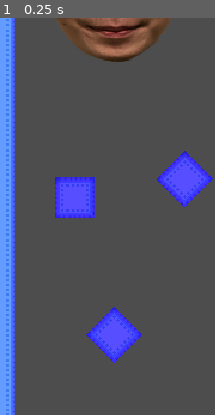
Above: before the commit, frame 1.
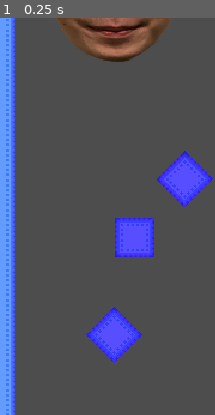
Above: after the commit, the same moment.

Repository: max1234-ui/Pinball
Game: Godot game, scene res://scenes/level.tscn
Same seed, same stepped clock (60 frames per second), same inputs: the game is played once before the commit and once after it.
Inputs:
- Up to frame 1 (0.25 s): no input
The pictures show only the part of the screen within x 0-50%, y 19-69%; the shares and areas given below are measured in that part.

The runs differ from the first frame. In frame 1, 3.7% of the frame differs, in the area x 25-72%, y 40-61%.

Commit message:
gwen

Diff:
--- a/new-game-project/scenes/gwendal.tscn
+++ b/new-game-project/scenes/gwendal.tscn
@@ -1,6 +1,7 @@
 [gd_scene format=3 uid="uid://cgh4c5vyljwds"]
 
 [ext_resource type="Texture2D" uid="uid://wewt3eqnh1tl" path="res://assets/gwendal miam (1).png" id="1_aagtf"]
+[ext_resource type="Script" uid="uid://biqunwo3ubpgx" path="res://scripts/gwendal.gd" id="1_x3uyc"]
 [ext_resource type="Texture2D" uid="uid://18lvhuv1jast" path="res://assets/gwendal miam (2).png" id="2_bv4ii"]
 [ext_resource type="AudioStream" uid="uid://d2nrei5lnwocn" path="res://assets/sounds/eating.ogg" id="3_bv4ii"]
 
@@ -22,10 +23,11 @@
 radius = 40.0
 
 [node name="gwendal" type="StaticBody2D" unique_id=1239102229]
+script = ExtResource("1_x3uyc")
 
 [node name="AnimatedSprite2D" type="AnimatedSprite2D" parent="." unique_id=513885573]
 sprite_frames = SubResource("SpriteFrames_xlqkt")
-frame_progress = 0.12043724
+frame_progress = 0.086090244
 
 [node name="CollisionShape2D" type="CollisionShape2D" parent="." unique_id=2121096818]
 position = Vector2(-13, 57)
--- a/new-game-project/scenes/level.tscn
+++ b/new-game-project/scenes/level.tscn
@@ -231,7 +231,7 @@
 [node name="TileMapLayer" type="TileMapLayer" parent="." unique_id=667882186]
 texture_filter = 1
 scale = Vector2(0.7, 0.7)
-tile_map_data = PackedByteArray("AAAKABMAAAAEAAEAAAD1/xMAAAA …(2384 unchanged characters)… AAAAAAAD4/w0AAQAAAAIAAAD5/wwAAQACAAAAAAD4//3/AQAAAAAAAAD4//7/AQAAAAIAAAD5//3/AQACAAAAAAD5//7/AQACAAIAAAA=")
+tile_map_data = PackedByteArray("AAAKABMAAAAEAAEAAAD1/xMAAAA …(2384 unchanged characters)… AAAAAAAD4/w0AAQAAAAIAAAD5/wwAAQACAAAAAAD7/wAAAQAAAAAAAGD8/wAAAQAAAAIAAGD7////AQACAAAAAGD8////AQACAAIAAGA=")
 tile_set = SubResource("TileSet_g2els")
 physics_quadrant_size = 1
 
--- a/new-game-project/scripts/ball.gd
+++ b/new-game-project/scripts/ball.gd
@@ -1,45 +1,77 @@
 extends CharacterBody2D
+
 @onready var bumper_sound: AudioStreamPlayer2D = $BumperSound
 
+const DEFAULT_BOUNCINESS := 0.0
+const BUMPER_THRESHOLD := 1.0
+const SOUND_MIN_SPEED := 150.0
+const GWENDAL_BOUNCINESS := 0.8
+const SPIT_OFFSET := 12.0
 
+var is_in_chute := false
+var in_game := false
+var dead := false
 
-var is_in_chute = false
-var in_game = false
-var dead = false
 
 func _on_body_entered(body: Node2D) -> void:
 	if "is_in_chute" in body:
 		body.is_in_chute = true
+
 
 func _on_body_exited(body: Node2D) -> void:
 	if "is_in_chute" in body:
 		body.is_in_chute = false
 
 
-const SPEED = 300.0
-const JUMP_VELOCITY = -1000.0
-const DEFAULT_BOUNCINESS = 0.0
-var speed = 1
-
-
 func _physics_process(delta: float) -> void:
-	# TEMP
+	# TEMP: replace with flippers
 	if in_game:
 		velocity.x += Input.get_axis("ui_left", "ui_right") * 600.0 * delta
 	velocity += get_gravity() * delta
 
-	# bouncing
-	var collision = move_and_collide(velocity * delta)
-	if collision:
-		var collider = collision.get_collider()
-		var bounce = DEFAULT_BOUNCINESS
+	var collision := move_and_collide(velocity * delta)
+	if not collision:
+		return
 
-		if collider is TileMapLayer:
-			var tile_pos = collider.get_coords_for_body_rid(collision.get_collider_rid())
-			var data = collider.get_cell_tile_data(tile_pos)
-			if data:
-				bounce = data.get_custom_data("bounciness")
-				if bounce > 0:
-					bumper_sound.play()
+	var normal := collision.get_normal()
+	var collider := collision.get_collider()
+	var bounce := DEFAULT_BOUNCINESS
 
-		velocity = velocity.bounce(collision.get_normal()) * bounce
+	if collider is TileMapLayer:
+		var tile_pos: Vector2i = collider.get_coords_for_body_rid(collision.get_collider_rid())
+		var data: TileData = collider.get_cell_tile_data(tile_pos)
+		if data:
+			var value = data.get_custom_data("bounciness")
+			if value != null:
+				bounce = value
+	elif collider is Gwendal:
+		if collider.hit():
+			_get_eaten(normal)
+			return
+		bounce = GWENDAL_BOUNCINESS
+
+	if bounce > 0.0:
+		if bounce > BUMPER_THRESHOLD and velocity.length() > SOUND_MIN_SPEED:
+			bumper_sound.play()
+		velocity = velocity.bounce(normal) * bounce
+	else:
+		velocity = velocity.slide(normal)
+
+
+func _get_eaten(normal: Vector2) -> void:
+	var spit_pos := global_position + normal * SPIT_OFFSET
+	var spit_velocity := velocity.bounce(normal) * GWENDAL_BOUNCINESS
+
+	# vanish: no physics, no collision, invisible
+	set_physics_process(false)
+	hide()
+	$CollisionShape2D.set_deferred("disabled", true)
+
+	await get_tree().create_timer(Gwendal.CHEW_TIME).timeout
+
+	# come back from where it touched gwendal
+	global_position = spit_pos
+	velocity = spit_velocity
+	$CollisionShape2D.set_deferred("disabled", false)
+	show()
+	set_physics_process(true)
--- /dev/null
+++ b/new-game-project/scripts/gwendal.gd
@@ -0,0 +1,36 @@
+class_name Gwendal
+extends StaticBody2D
+
+signal ball_eaten(points: int)
+
+static var score := 0
+
+const POINTS := 100
+const MOUTH_OPEN_FRAME := 1
+const CHEW_TIME := 3        # seconds before the ball comes back
+
+@onready var sprite: AnimatedSprite2D = $AnimatedSprite2D
+@onready var munch_sound: AudioStreamPlayer2D = $AudioStreamPlayer2D
+
+
+func _ready() -> void:
+	sprite.stop()
+	sprite.frame = 0
+
+
+func hit() -> bool:
+	var count := sprite.sprite_frames.get_frame_count(sprite.animation)
+	sprite.frame = wrapi(sprite.frame + 1, 0, count)
+	if sprite.frame != MOUTH_OPEN_FRAME:
+		return false
+
+	munch_sound.play()
+	score += POINTS
+	ball_eaten.emit(POINTS)
+	print("Score: ", score)
+	get_tree().create_timer(CHEW_TIME).timeout.connect(_close_mouth)
+	return true
+
+
+func _close_mouth() -> void:
+	sprite.frame = 0
Not shown, added: new-game-project/scripts/gwendal.gd.uid
Not shown, removed: new-game-project (2).zip
Not shown, changed: new-game-project.zip
